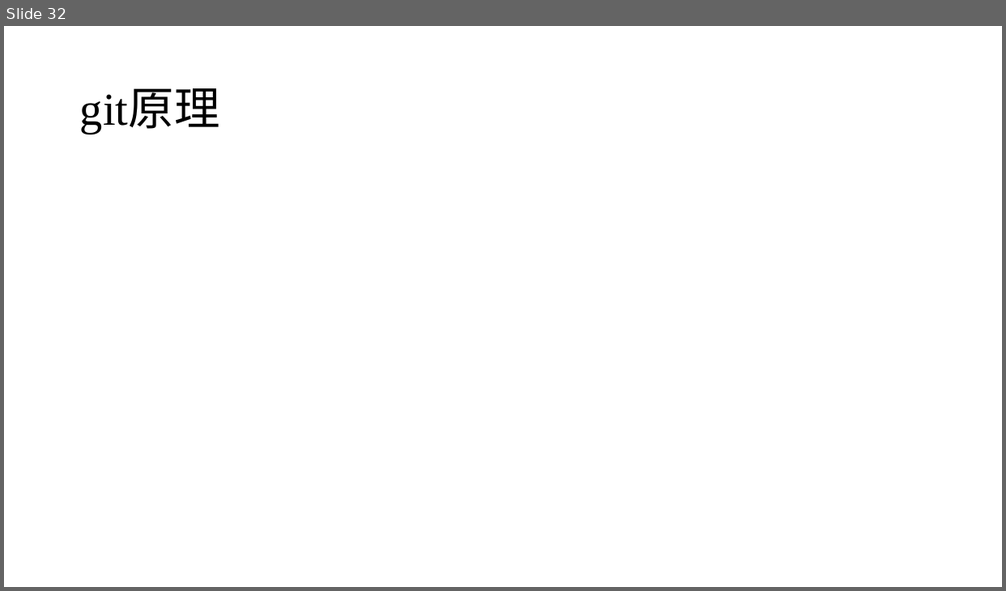
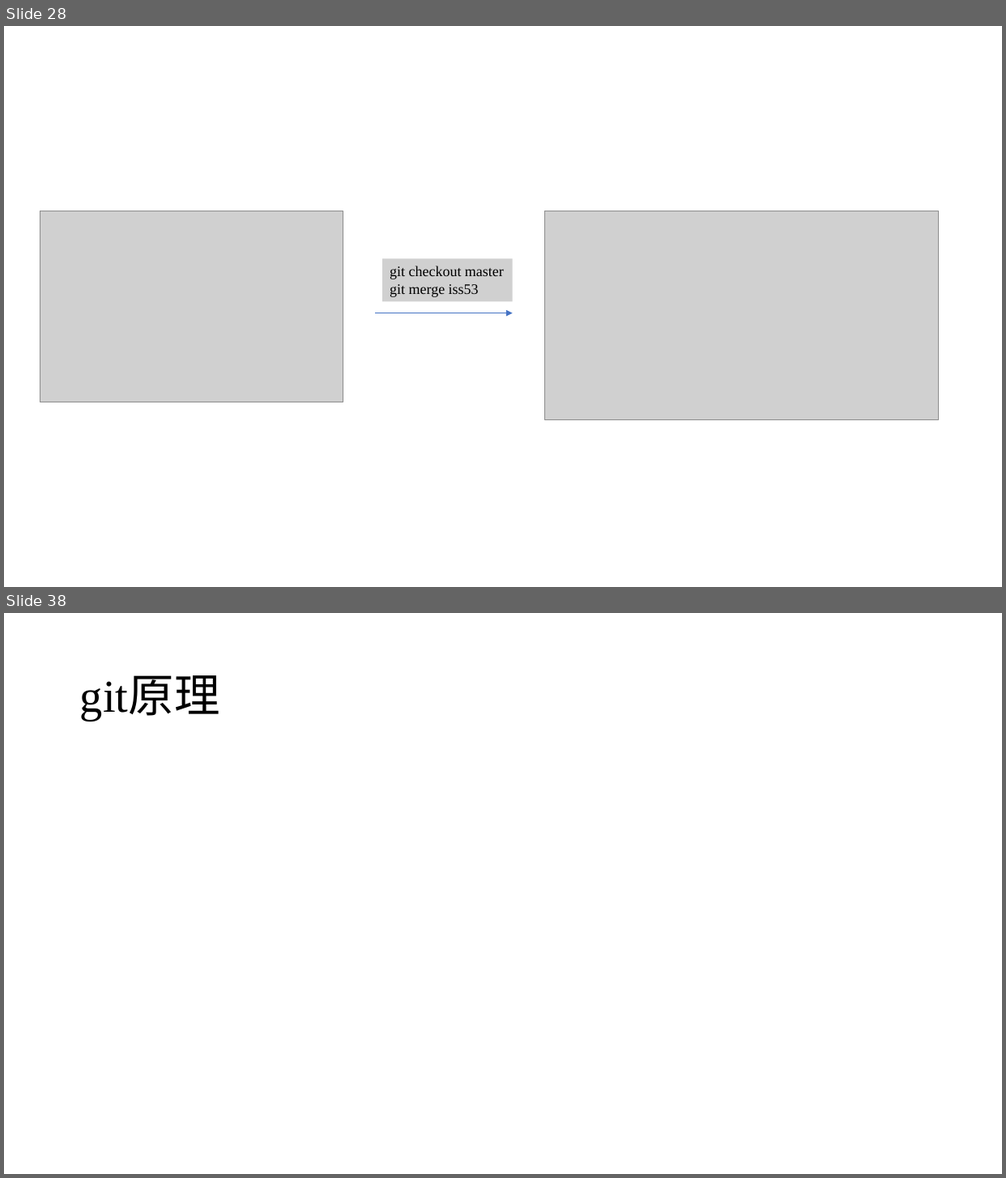
Before and after one commit to seahurt/lecture, a slide deck: using_git.pptx. Shown one above the other, each under a label of ours: slide 32 before the commit, slides 28 and 38 after it; the slides between them are not shown. The pictures are 1006x591 and 1006x1178 pixels, drawn with LibreOffice and Linux fonts; fonts in the diff are those of the drawing; grey boxes stand for pictures. Boxes give left, top, right and bottom in pixels: in the first picture for what was removed or moved away, otherwise in the second. Text is boxed around its words. In the diff, an @@ line names an element or a change of style, - is before the commit and + after.

```diff
--- a/using_git.pptx
+++ b/using_git.pptx
@@ slide 28 added at [4,26,1002,587], background #FFFFFF @@
@@ picture added at [40,211,343,403] @@
@@ picture added at [544,211,938,420] @@
@@ picture added at [382,258,513,301], 14 pt, text #000000 @@
+git checkout master
+git merge iss53
@@ arrow added from (375, 314) to (513, 314), #4472C4 0.5 pt @@
@@ what was slide 32 is now slide 38 @@
```
Also in this commit, not shown: 5 slides changed, 14 other slides added, 9 slides removed.
